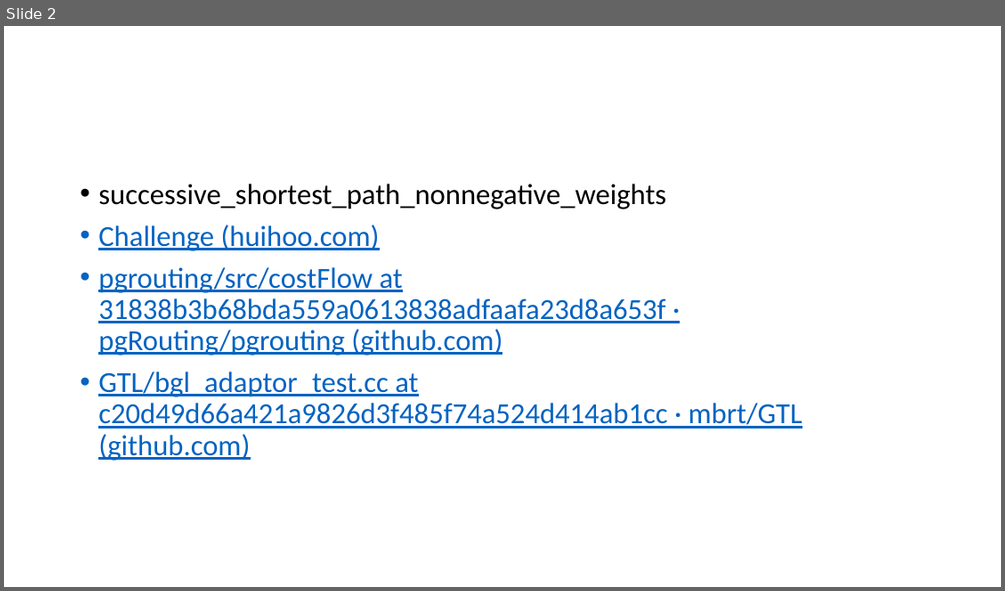
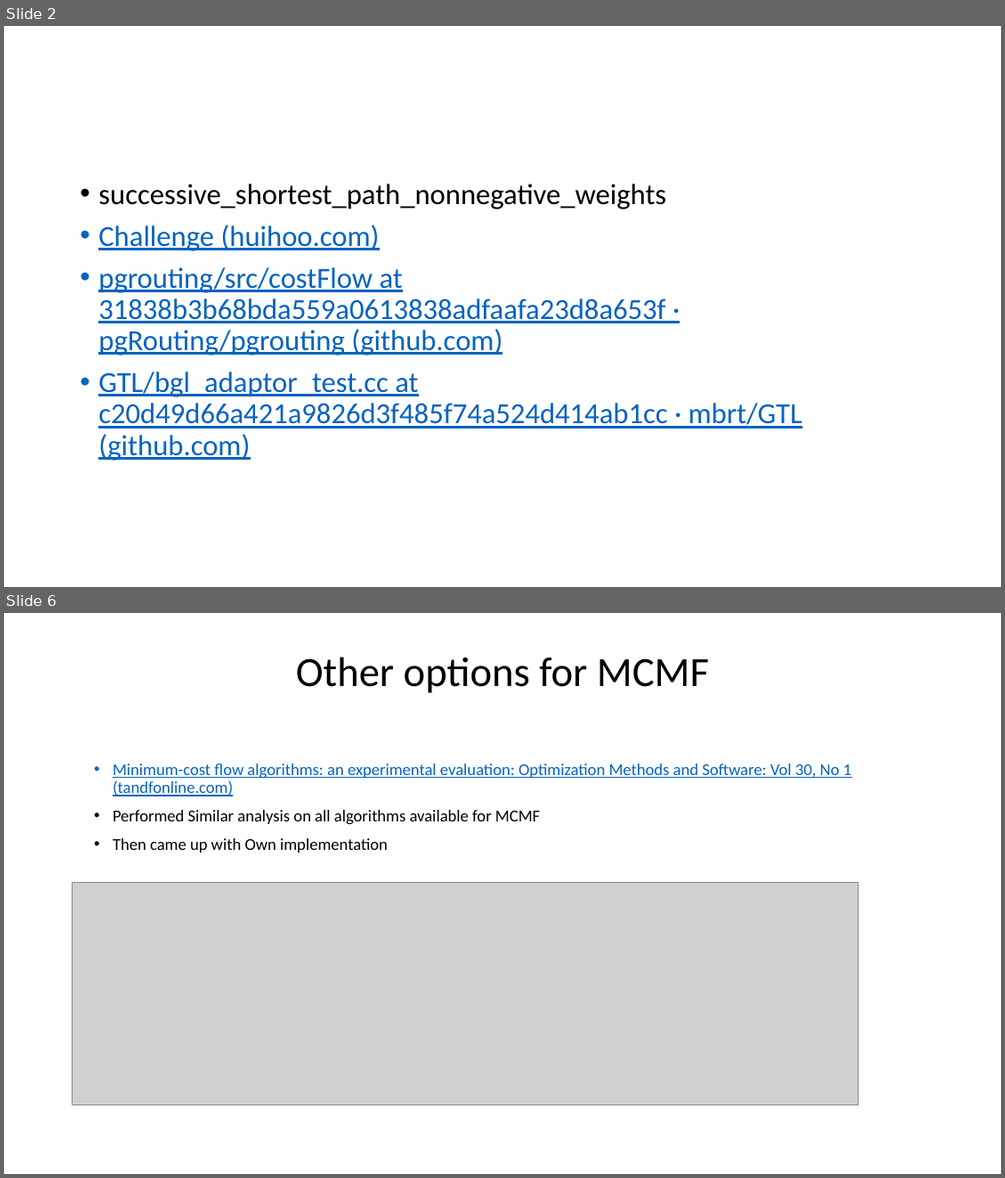
Before and after one commit to anirudhakulkarni/Parallel-MCMF-at-IISc-Research, a slide deck: reports/week-5.pptx. Shown one above the other, each under a label of ours: slide 2 before the commit, slides 2 and 6 after it; the slides between them are not shown. The pictures are 1005x591 and 1005x1178 pixels, drawn with LibreOffice and Linux fonts; fonts in the diff are those of the drawing; grey boxes stand for pictures. Boxes give left, top, right and bottom in pixels: in the first picture for what was removed or moved away, otherwise in the second. Text is boxed around its words. In the diff, an @@ line names an element or a change of style, - is before the commit and + after.

```diff
--- a/reports/week-5.pptx
+++ b/reports/week-5.pptx
@@ slide 6 added at (x1=4, y1=613, x2=1001, y2=1174), background #FFFFFF @@
@@ title added at (x1=296, y1=657, x2=709, y2=693), 40 pt, text #000000 @@
+Other options for MCMF
@@ text added at (x1=113, y1=763, x2=851, y2=852), 16 pt, text #0563C1, underline @@
+• Minimum-cost flow algorithms: an experimental evaluation: Optimization Methods and Software: Vol 30, No 1 (tandfonline.com)
+• Performed Similar analysis on all algorithms available for MCMF
+• Then came up with Own implementation
@@ picture added at (x1=73, y1=882, x2=858, y2=1104) @@
```
Also in this commit, not shown: 8 other slides added, 1 slide removed, 25 other files.
